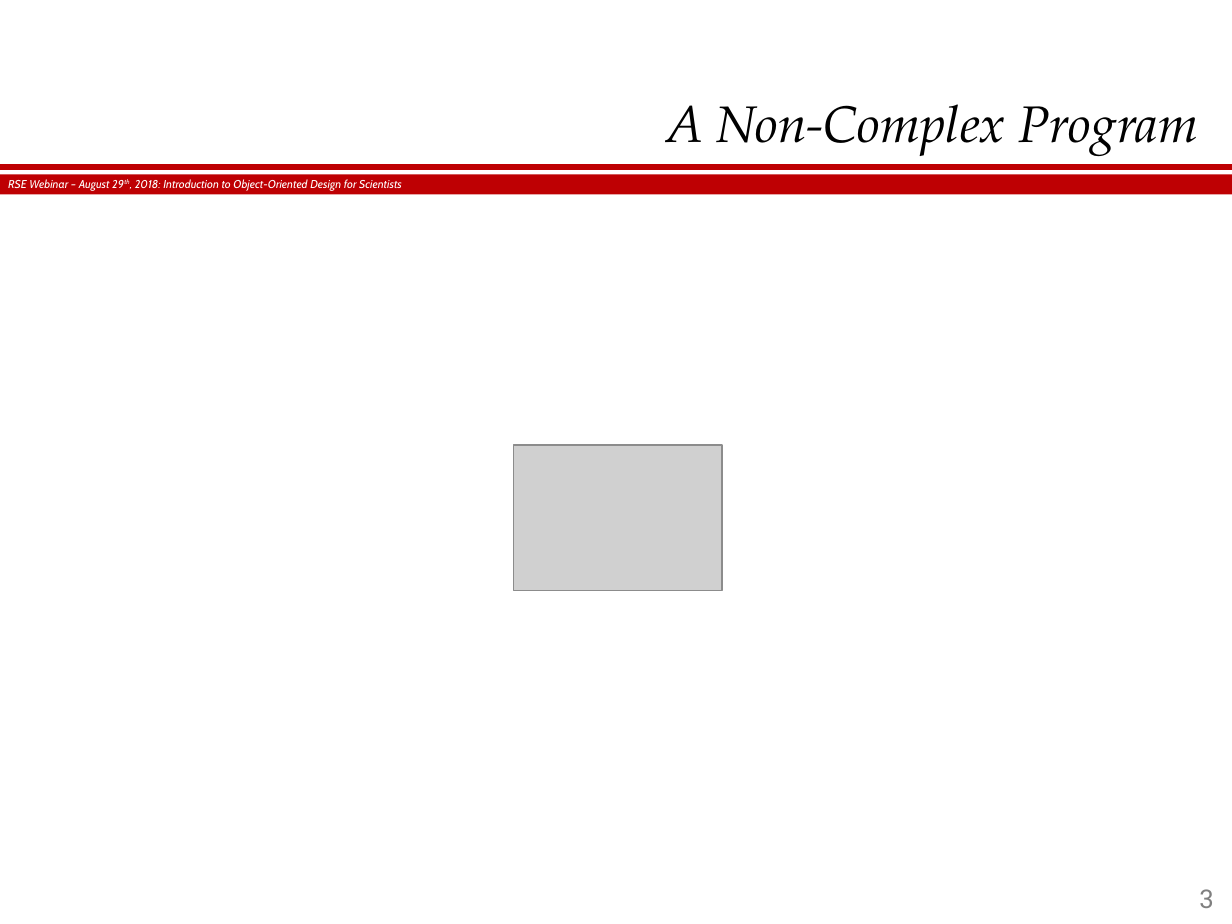
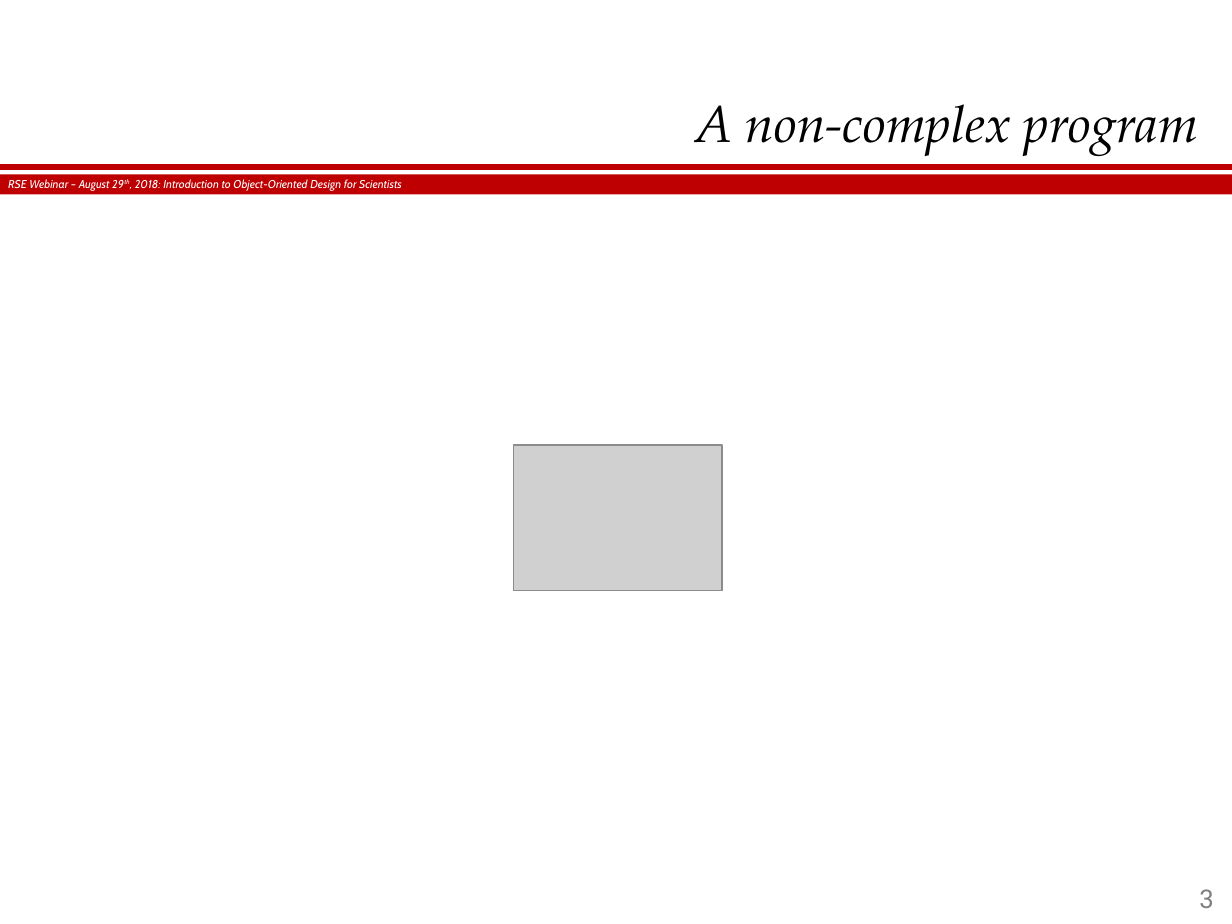
Before and after one commit to hergin/ObjectOrientedMethodology, a slide deck: slide 3 of RSE Webinar - 08.29.2018.pptx. Drawn at 1232x924 pixels with LibreOffice and Linux fonts; fonts in the diff are those of the drawing; grey boxes stand for pictures; background and template pictures are left out. Boxes give left, top, right and bottom in pixels: in the first picture for what was removed or moved away, otherwise in the second. Text is boxed around its words. In the diff, an @@ line names an element or a change of style, - is before the commit and + after.

```diff
--- a/RSE Webinar - 08.29.2018.pptx
+++ b/RSE Webinar - 08.29.2018.pptx
@@ title at [696,104,1199,156]: text changed @@
-A Non-Complex Program
+A non-complex program
```
Also in this commit, not shown: 7 other slides changed, 30 slides added, 4 other files.
